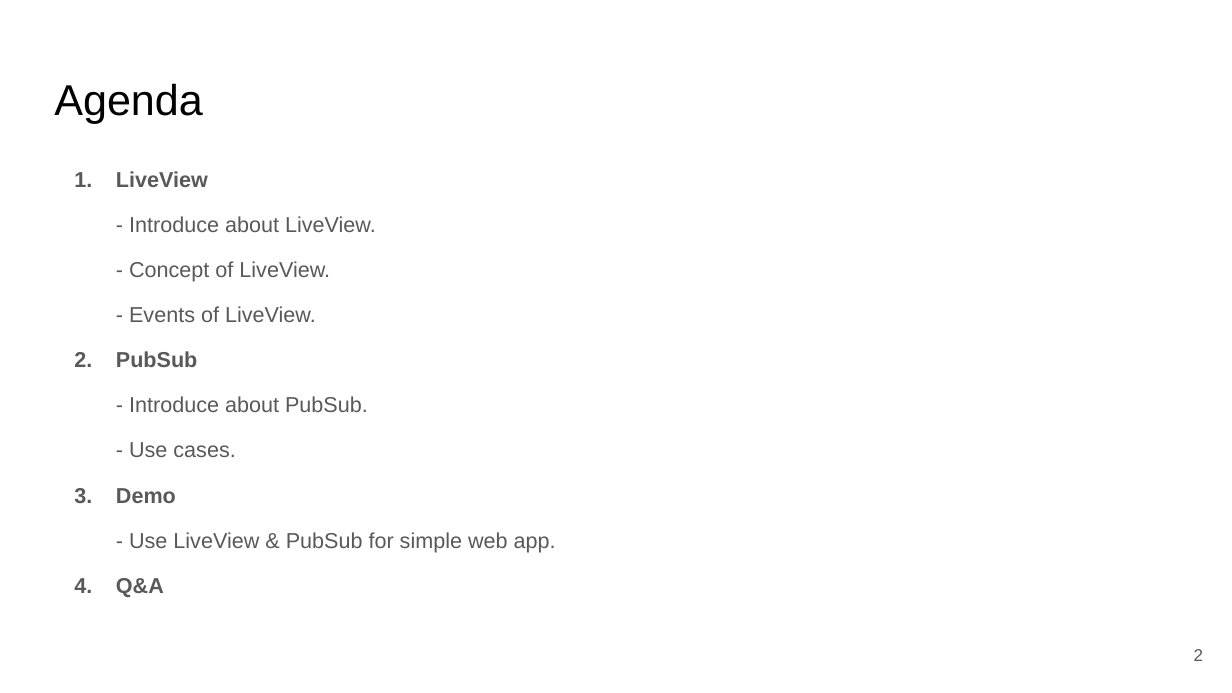
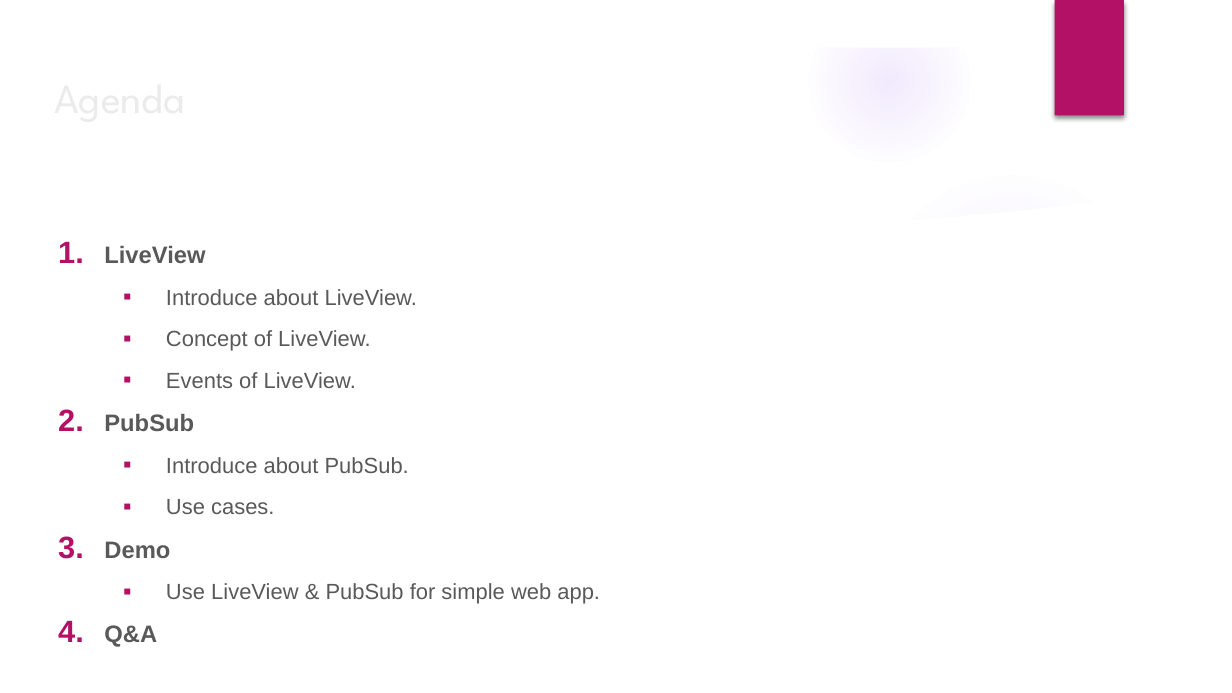
Before and after one commit to ohhi-vn/live_pub_demo, a slide deck: slide 2 of slide/Phoenix LiveView & Pubsub for Realtime & Scalable WebApp.pptx. Drawn at 1232x693 pixels with LibreOffice and Linux fonts; fonts in the diff are those of the drawing; background and template pictures are left out. Boxes give left, top, right and bottom in pixels: in the first picture for what was removed or moved away, otherwise in the second. Text is boxed around its words. In the diff, an @@ line names an element or a change of style, - is before the commit and + after.

```diff
--- a/slide/Phoenix LiveView & Pubsub for Realtime & Scalable WebApp.pptx
+++ b/slide/Phoenix LiveView & Pubsub for Realtime & Scalable WebApp.pptx
@@ group added at [0, 0, 1232, 693]: 3 ellipses, 2 freeform shapes @@
@@ rectangle added at [1055, 0, 1124, 116], fill #B31166 @@
@@ title "Agenda" at [42, 60, 1190, 138]: size 25.2 to 24.3 pt, font Arial to League Spartan, text colour #000000 to #EBEBEB @@
@@ text "LiveView": place and size @@
-text "LiveView" at [116, 171, 556, 597]
+text "LiveView" at [104, 246, 600, 604]
@@ text at [104, 246, 205, 558]: size 12.6 to 13.9 pt in "LiveView", "PubSub", "Demo", "Q&A"; indent changed; line spacing 0.95 to 0.8; bullet colour #595959 to #B31166 @@
@@ text at [166, 289, 417, 388]: text changed; size 12.6 to 12.8 pt @@
-- Introduce about LiveView.
-- Concept of LiveView.
-- Events of LiveView.
+  ▪ Introduce about LiveView.
+  ▪ Concept of LiveView.
+  ▪ Events of LiveView.
@@ text at [166, 457, 409, 514]: text changed; size 12.6 to 12.8 pt @@
-- Introduce about PubSub.
-- Use cases.
+  ▪ Introduce about PubSub.
+  ▪ Use cases.
@@ text at [166, 583, 600, 604]: text changed; size 12.6 to 12.8 pt @@
-- Use LiveView & PubSub for simple web app.
+  ▪ Use LiveView & PubSub for simple web app.
@@ page number at [1142, 628, 1216, 681]: size 10 to 16.3 pt, font Arial to League Spartan, text colour #595959 to #FFFFFF; line spacing 1 to 0.8 @@
```
Also in this commit, not shown: 16 other slides changed, 4 slides added, 3 slides removed, 2 other files.
